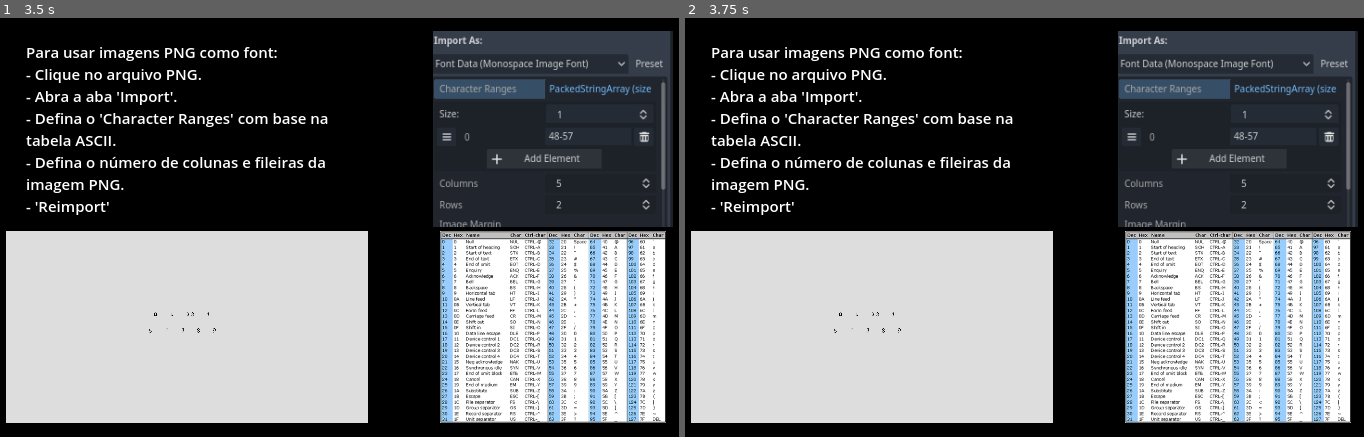
Above: before the commit, frames 1-2 (left to right).
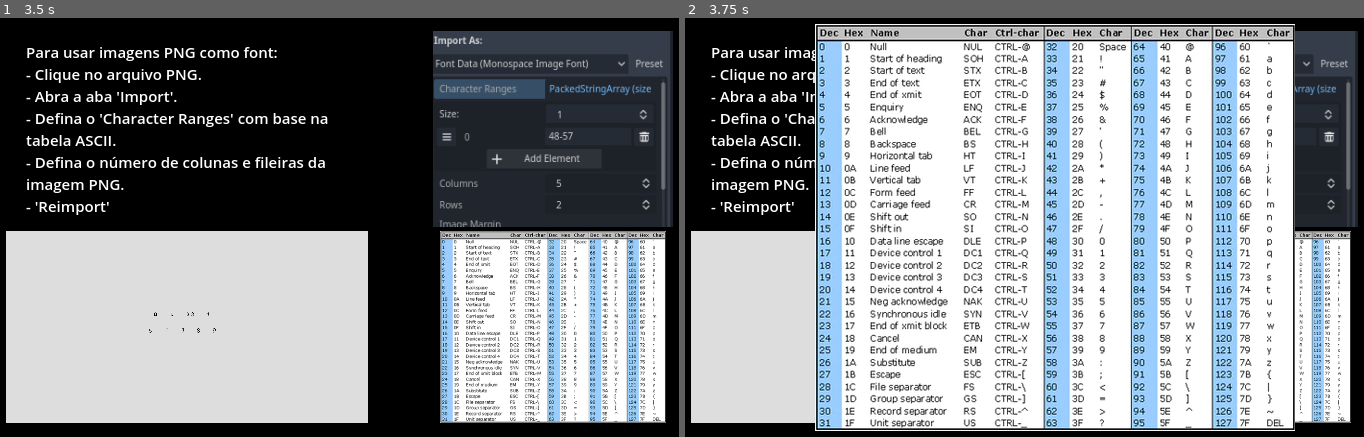
Above: after the commit, the same moments.

Repository: Eliederjw/Font_From_PNG
Game: Godot game, scene res://BitmapFontExample.tscn
The game is run twice, just before and just after one commit, with the same random seed, the same clock (stepped at 60 frames per second) and the same inputs.
Inputs (mouse positions are in pixels of both pictures, inside the frame that each line leads up to):
- Up to frame 1 (3.5 s): tap Enter at 0.5, 2 s; move the mouse to (536, 206) at 0.52 s; click (536, 206) at 0.67 s; tap Space at 1.25, 2.75 s; move the mouse to (217, 248) at 1.27 s; click (217, 248) at 1.42 s; move the mouse to (448, 131) at 2.02 s; click (448, 131) at 2.17 s; move the mouse to (332, 315) at 2.77 s; click (332, 315) at 2.92 s
- Up to frame 2 (3.75 s): tap Enter at 3.5 s; move the mouse to (1282, 290) at 3.52 s; click (1282, 290) at 3.67 s

Frame 1 is identical in both runs. In frame 2, 63% of the frame differs, in the area x 19-90%, y 1-99%.

Commit message:
Full ASCII table implemented

Diff:
--- a/BitmapFontExample.gd
+++ b/BitmapFontExample.gd
@@ -32,6 +32,9 @@
 @export_range(48, 57, 1) var glyph_B:int = 51
 # Escolha o valor do kerning no Inspector
 @export var kerning:int = -50
+
+@export_category("ASCII Table")
+@export var ascii_table:TextureRect
 
 func _ready() -> void:
 	# Esse método vai alterar o tamanho de um glyph específico
@@ -120,3 +123,22 @@
 	var glyph_pair:Vector2i = Vector2i(glyph_A, glyph_B)
 	font_file.set_kerning(cache_index, mysterious_size, glyph_pair, Vector2(kerning, 0))
 	print(font_file.get_kerning(cache_index, mysterious_size, glyph_pair))
+
+
+# METODS PARA EXIBIR E OCULTAR A TABELA ASCII
+func _on_ascii_table_gui_input(event:InputEvent):
+
+	if not event is InputEventMouseButton: return
+
+	event = event as InputEventMouseButton
+
+	if event.button_index == MOUSE_BUTTON_LEFT and event.pressed:
+		ascii_table.visible = true
+
+func _on_ascii_tabler_full_gui_input(event):
+	if not event is InputEventMouseButton: return
+
+	event = event as InputEventMouseButton
+
+	if event.button_index == MOUSE_BUTTON_LEFT and event.pressed:
+		ascii_table.visible = false
--- a/BitmapFontExample.tscn
+++ b/BitmapFontExample.tscn
@@ -17,7 +17,7 @@
 font = ExtResource("1_526i1")
 outline_size = 5
 
-[node name="Control" type="Control" node_paths=PackedStringArray("font_label")]
+[node name="Control" type="Control" node_paths=PackedStringArray("font_label", "ascii_table")]
 layout_mode = 3
 anchors_preset = 15
 anchor_right = 1.0
@@ -28,6 +28,7 @@
 font_file = ExtResource("1_526i1")
 font_label = NodePath("Generalmargin/VBoxContainer/HBoxContainer/ColorRect/BitmapFont")
 font_size = 30
+ascii_table = NodePath("ASCIITablerFull")
 
 [node name="ColorRect" type="ColorRect" parent="."]
 layout_mode = 1
@@ -110,9 +111,28 @@
 horizontal_alignment = 1
 vertical_alignment = 1
 
-[node name="TextureRect" type="TextureRect" parent="Generalmargin/VBoxContainer/HBoxContainer"]
+[node name="ASCIITable" type="TextureRect" parent="Generalmargin/VBoxContainer/HBoxContainer"]
 layout_mode = 2
 size_flags_horizontal = 3
 texture = ExtResource("4_qlxmw")
 expand_mode = 1
 stretch_mode = 5
+
+[node name="ASCIITablerFull" type="TextureRect" parent="."]
+visible = false
+layout_mode = 1
+anchors_preset = 8
+anchor_left = 0.5
+anchor_top = 0.5
+anchor_right = 0.5
+anchor_bottom = 0.5
+offset_left = -20.0
+offset_top = -20.0
+offset_right = 20.0
+offset_bottom = 20.0
+grow_horizontal = 2
+grow_vertical = 2
+texture = ExtResource("4_qlxmw")
+
+[connection signal="gui_input" from="Generalmargin/VBoxContainer/HBoxContainer/ASCIITable" to="." method="_on_ascii_table_gui_input"]
+[connection signal="gui_input" from="ASCIITablerFull" to="." method="_on_ascii_tabler_full_gui_input"]
